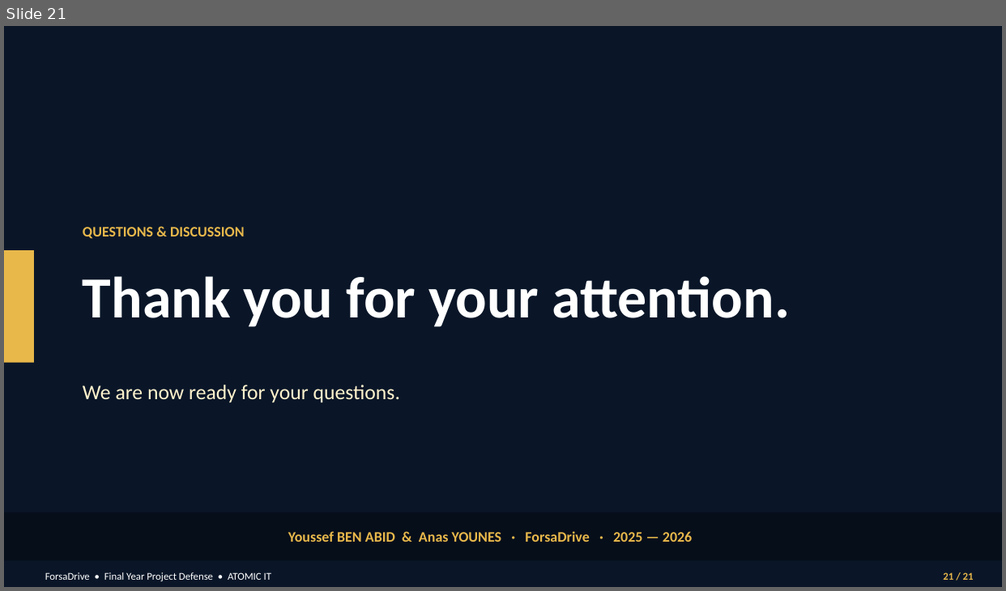
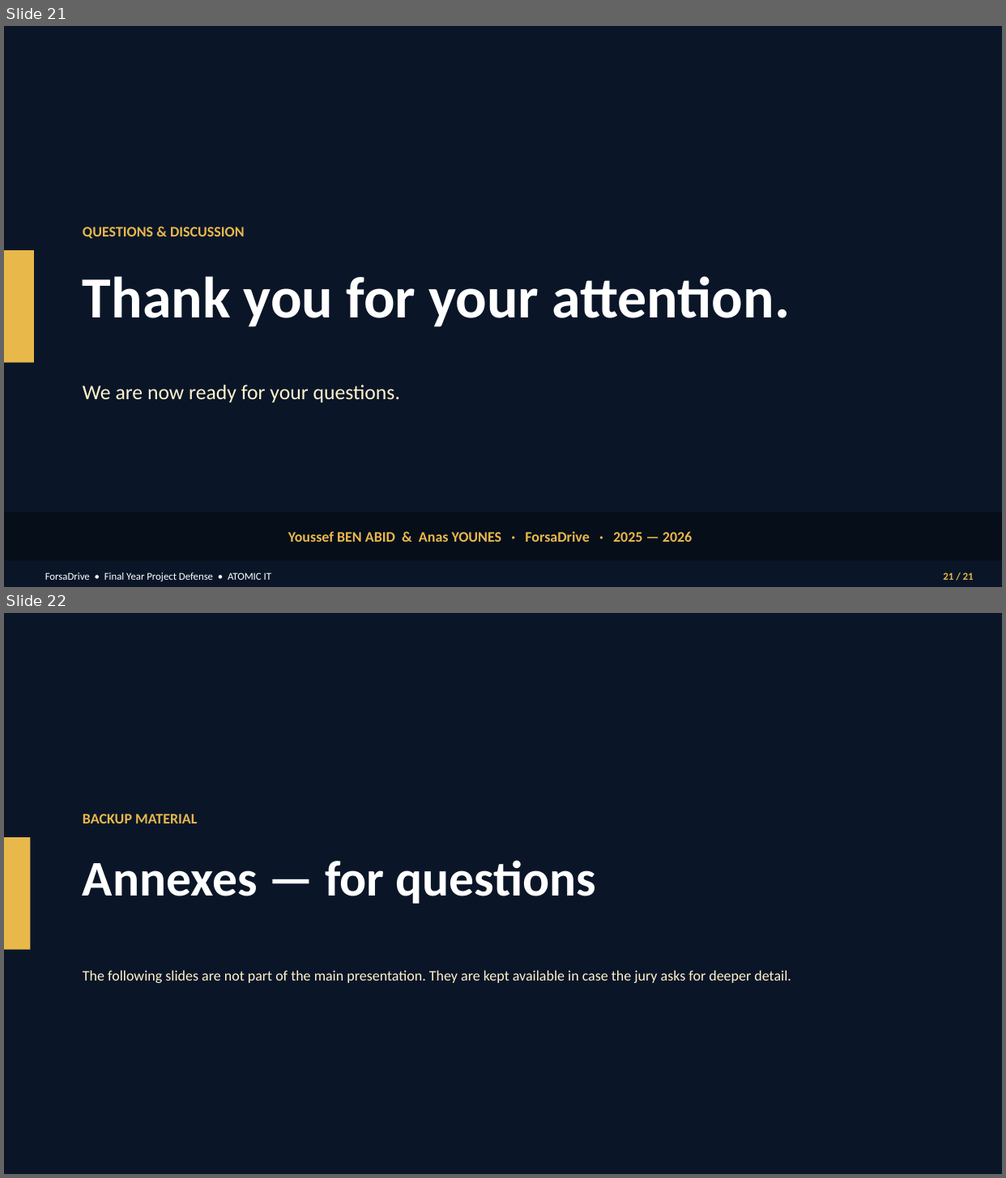
Before and after one commit to nass-ds/ForsaDrive_integration, a slide deck: PFE_PROJECT/ForsaDrive_Defense.pptx. Shown one above the other, each under a label of ours: slide 21 before the commit, slides 21 and 22 after it. The pictures are 1006x591 and 1006x1178 pixels, drawn with LibreOffice and Linux fonts; fonts in the diff are those of the drawing. Boxes give left, top, right and bottom in pixels: in the first picture for what was removed or moved away, otherwise in the second. Text is boxed around its words. In the diff, an @@ line names an element or a change of style, - is before the commit and + after.

```diff
--- a/PFE_PROJECT/ForsaDrive_Defense.pptx
+++ b/PFE_PROJECT/ForsaDrive_Defense.pptx
@@ slide 22 added at bbox=[4, 613, 1002, 1174], background #FFFFFF @@
@@ rectangle added at bbox=[4, 613, 1002, 1174], fill #0A1628 @@
@@ text added at bbox=[83, 814, 197, 824], 14 pt, text #E8B84B, bold @@
+BACKUP MATERIAL
@@ rectangle added at bbox=[4, 837, 30, 950], fill #E8B84B @@
@@ text added at bbox=[83, 860, 597, 904], 48 pt, text #FFFFFF, bold @@
+Annexes — for questions
@@ text added at bbox=[83, 970, 791, 983], 14 pt, text #FFF3CD @@
+The following slides are not part of the main presentation. They are kept available in case the jury asks for deeper detail.
```
Also in this commit, not shown: 8 other slides added, 6 other files.
